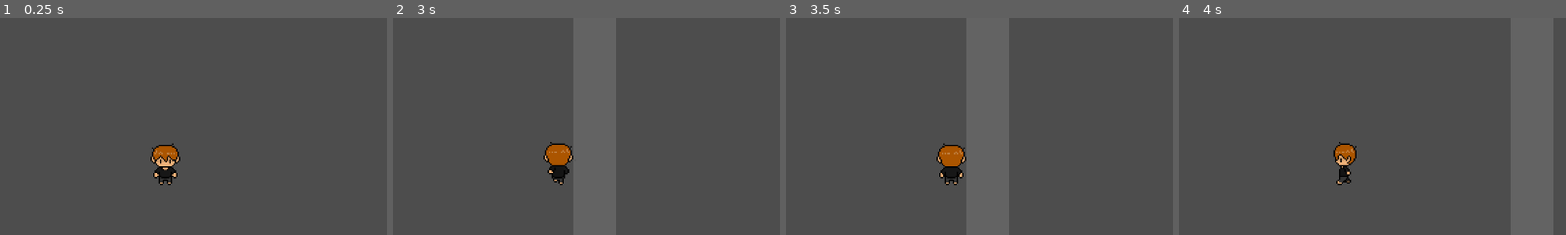
Above: before the commit, frames 1-4 (left to right).
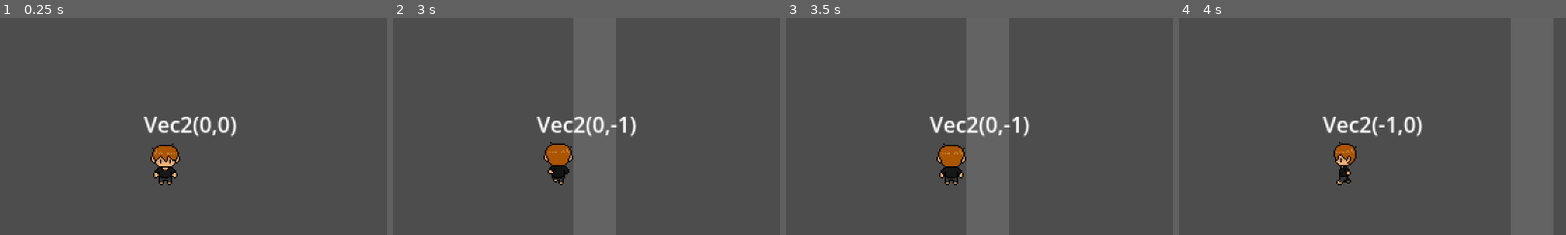
Above: after the commit, the same moments.

Repository: mrjohnlowlevel/cave-game
Game: Godot game, scene res://scenes/main.tscn
Same seed, same stepped clock (60 frames per second), same inputs: the game is played once before the commit and once after it.
Inputs:
- Up to frame 1 (0.25 s): no input
- Up to frame 2 (3 s): tap Enter at 0.5 s; hold Right (ui_right) 0.53-1.28 s; hold Shift (sprint_btn) 0.53-1.28 s; hold Down (ui_down) 1.28-2.03 s; tap Shift (sprint_btn) at 1.35, 2.85 s; hold Right (ui_right) 2.03-2.78 s; hold Shift (sprint_btn) 2.03-2.78 s; tap Space at 2.75 s; hold Up (ui_up) from 2.78 s (still down)
- Up to frame 3 (3.5 s): keep holding Up (ui_up)
- Up to frame 4 (4 s): release Up (ui_up) at 3.53 s; hold Left (ui_left) from 3.53 s (still down); hold Shift (sprint_btn) from 3.53 s (still down)
The pictures show only the part of the screen within x 29-79%, y 12-61%; the shares and areas given below are measured in that part.

The runs differ from the first frame. In frame 1, 1.0% of the frame differs, in the area x 37-62%, y 45-55%; in frame 2, 0.9%; in frame 3, 0.9%; in frame 4, 0.9%.

Commit message:
simplified some more code. TODO: Fix diagonal issue

Diff:
--- a/scenes/vin.tscn
+++ b/scenes/vin.tscn
@@ -201,3 +201,9 @@
 position = Vector2(0, -16)
 sprite_frames = SubResource("SpriteFrames_y68bg")
 animation = &"idle_down"
+
+[node name="Label" type="Label" parent="."]
+offset_left = -16.0
+offset_top = -57.0
+offset_right = 24.0
+offset_bottom = -34.0
--- a/scripts/vin.gd
+++ b/scripts/vin.gd
@@ -3,6 +3,7 @@
 # !GLOBAL_VAR_ECTION
 
 @onready var vin_sprite = $AnimatedSprite2D
+@onready var dbg_lbl = $Label
 var speed = 125
 
 # !END_GLOBAL_VAR
@@ -13,30 +14,31 @@
 func sprite_play(sprite: AnimatedSprite2D, animation: String) -> void:
 	sprite.play(animation)
 
+func play_idle(sprite: AnimatedSprite2D) -> void:
+	match vin_sprite.animation:
+		"walking_right": sprite_play(sprite, "idle_right")
+		"walking_left": sprite_play(sprite, "idle_left")
+		"walking_down": sprite_play(sprite, "idle_down")
+		"walking_up": sprite_play(sprite, "idle_up")
+
 func get_movemnts_inp() -> void:
-	var direction = Input.get_vector("ui_left","ui_right","ui_up","ui_down")
+	var direction = Input.get_vector("ui_left", "ui_right", "ui_up", "ui_down").normalized()
 	if Input.is_action_pressed("sprint_btn"):
 		self.velocity = direction * (speed * 2)
 	else:
 		self.velocity = direction * speed
 
 func facing_direction() -> void:
-	var direction = Input.get_vector("ui_left","ui_right","ui_up","ui_down")
+	var direction := Input.get_vector("ui_left", "ui_right", "ui_up", "ui_down").normalized()
+	dbg_lbl.text = "Vec2(%d,%d)" % [direction.x, direction.y]
 
 	match direction:
-		Vector2(1,0): sprite_play(vin_sprite, "walking_right")
-		Vector2(-1,0): sprite_play(vin_sprite, "walking_left")
-		Vector2(0,1): sprite_play(vin_sprite, "walking_down")
-		Vector2(0,-1): sprite_play(vin_sprite, "walking_up")
+		Vector2(1, 0): sprite_play(vin_sprite, "walking_right")
+		Vector2(-1, 0): sprite_play(vin_sprite, "walking_left")
+		Vector2(0, 1): sprite_play(vin_sprite, "walking_down")
+		Vector2(0, -1): sprite_play(vin_sprite, "walking_up")
 		_:
-			match vin_sprite.animation:
-				"walking_right": sprite_play(vin_sprite, "idle_right")
-				"walking_left": sprite_play(vin_sprite, "idle_left")
-				"walking_down": sprite_play(vin_sprite, "idle_down")
-				"walking_up": sprite_play(vin_sprite, "idle_up")
-
-	if direction.y < 0: sprite_play(vin_sprite, "walking_up")
-	if direction.y > 0: sprite_play(vin_sprite, "walking_down")
+			play_idle(vin_sprite)
 
 func _physics_process(_delta) -> void:
 	get_movemnts_inp()
